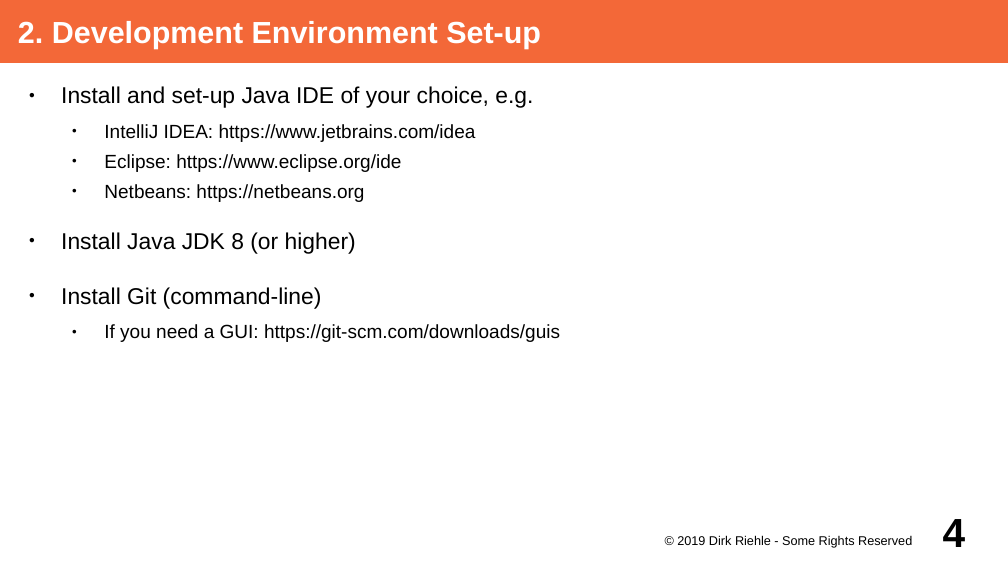
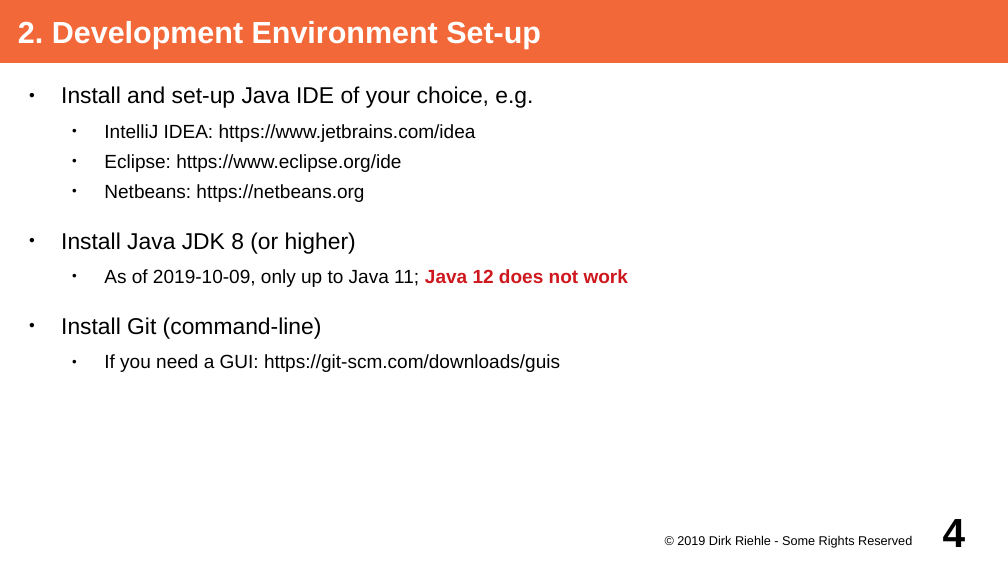
Before and after one commit to dirkriehle/adap-course, a slide deck: slide 4 of Lecture Slides/ADAP A03 - Project Set-up.odp. Drawn at 1008x567 pixels with LibreOffice and Linux fonts; fonts in the diff are those of the drawing. Boxes give left, top, right and bottom in pixels: in the first picture for what was removed or moved away, otherwise in the second. Text is boxed around its words. In the diff, an @@ line names an element or a change of style, - is before the commit and + after.

```diff
--- a/Lecture Slides/ADAP A03 - Project Set-up.odp
+++ b/Lecture Slides/ADAP A03 - Project Set-up.odp
@@ text at [104, 269, 628, 287]: paragraph added @@
+  ● As of 2019-10-09, only up to Java 11; Java 12 does not work
```
Also in this commit, not shown: 2 other files.
